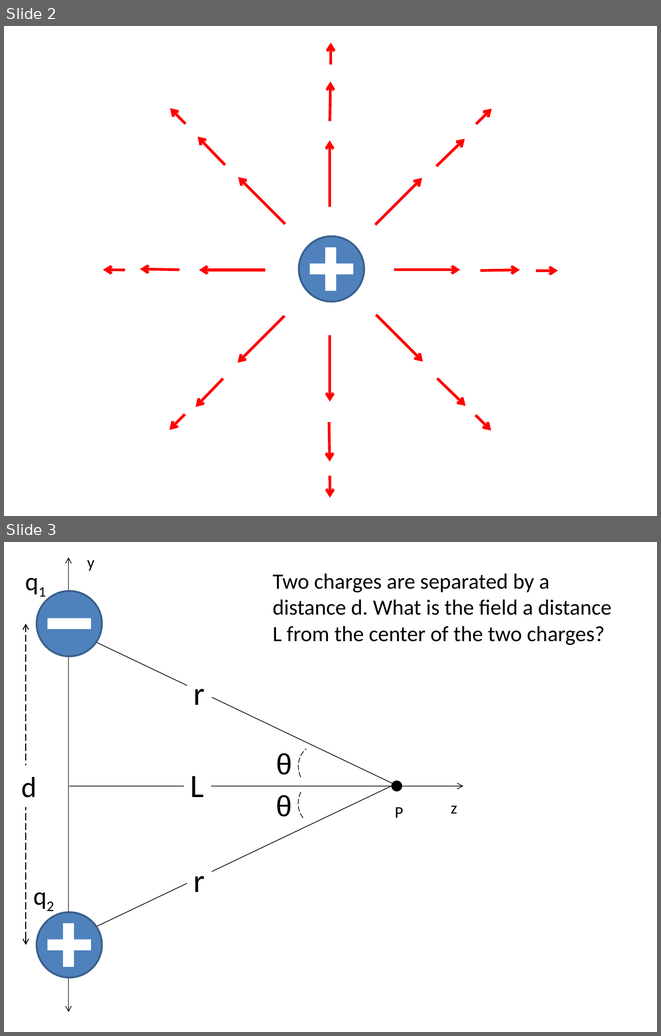
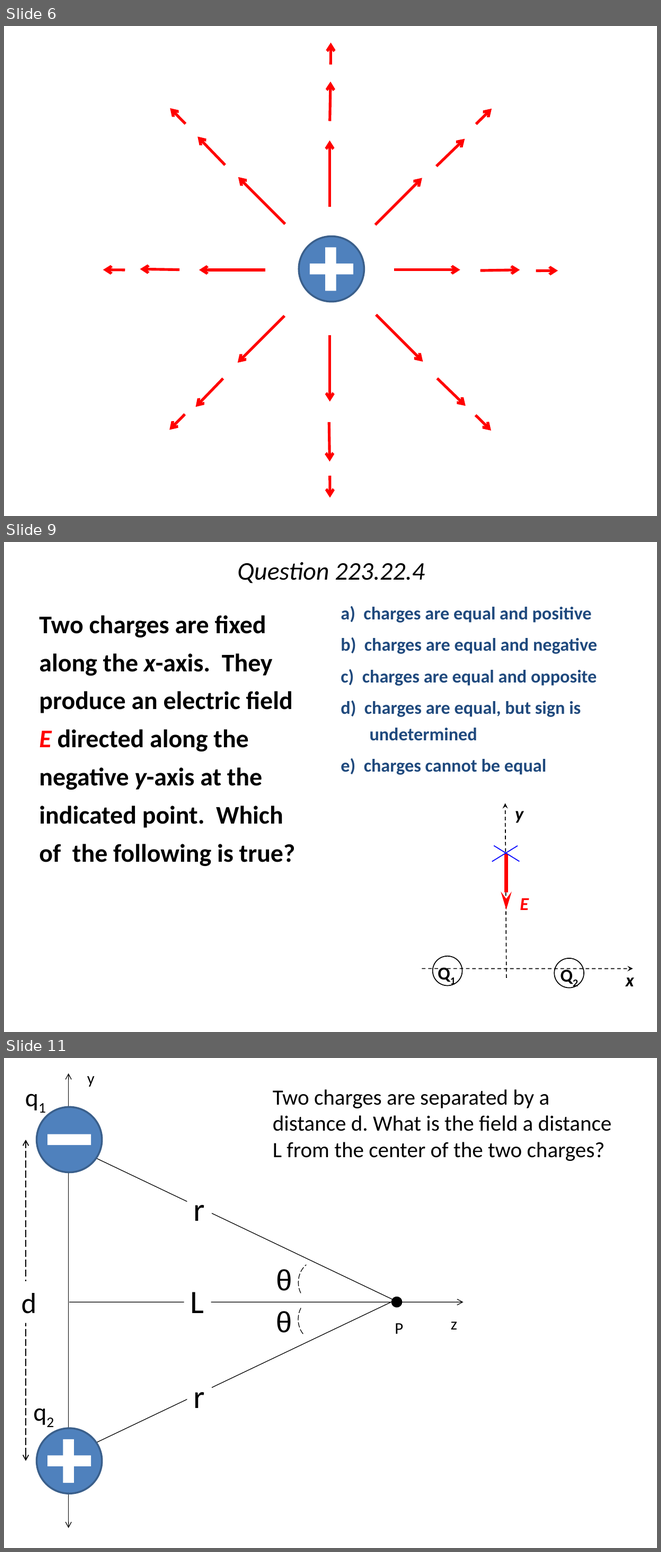
Before and after one commit to rtlines/PH223-Engineering-Physics, a slide deck: Slides/PH223_Lecture_22.pptx. Shown one above the other, each under a label of ours: slides 2 and 3 before the commit, slides 6, 9 and 11 after it; the slides between them are not shown. The pictures are 661x1036 and 661x1552 pixels, drawn with LibreOffice and Linux fonts; fonts in the diff are those of the drawing. Boxes give left, top, right and bottom in pixels: in the first picture for what was removed or moved away, otherwise in the second. Text is boxed around its words. In the diff, an @@ line names an element or a change of style, - is before the commit and + after.

```diff
--- a/Slides/PH223_Lecture_22.pptx
+++ b/Slides/PH223_Lecture_22.pptx
@@ slide 9 added at (4, 542, 657, 1032), background #FFFFFF @@
@@ title added at (237, 562, 425, 583), 28 pt, text #000000, italic @@
+Question 223.22.4
@@ text added at (39, 615, 295, 866), 28 pt, text #000000, bold @@
+Two charges are fixed along the x-axis. They produce an electric field E directed along the negative y-axis at the indicated point. Which of the following is true?
@@ text added at (341, 606, 597, 775), 20 pt, text #1F497D, bold @@
+a) charges are equal and positive
+b) charges are equal and negative
+c) charges are equal and opposite
+d) charges are equal, but sign is undetermined
+e) charges cannot be equal
@@ group added at (422, 803, 634, 990): 5 texts, 3 arrows, 2 ellipses, 2 lines @@
+Q2
+Q1
+x
+y
+E
@@ what was slide 2 is now slide 6 @@
@@ what was slide 3 is now slide 11 @@
```
Also in this commit, not shown: 12 other slides added, 5 other files.
